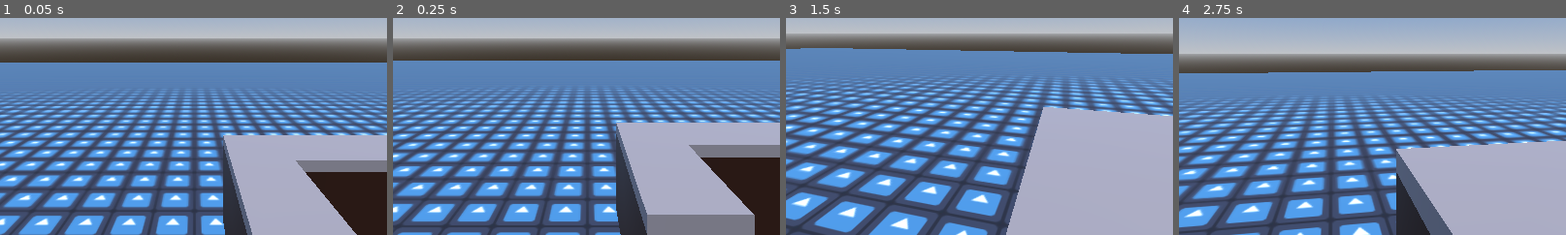
Above: before the commit, frames 1-4 (left to right).
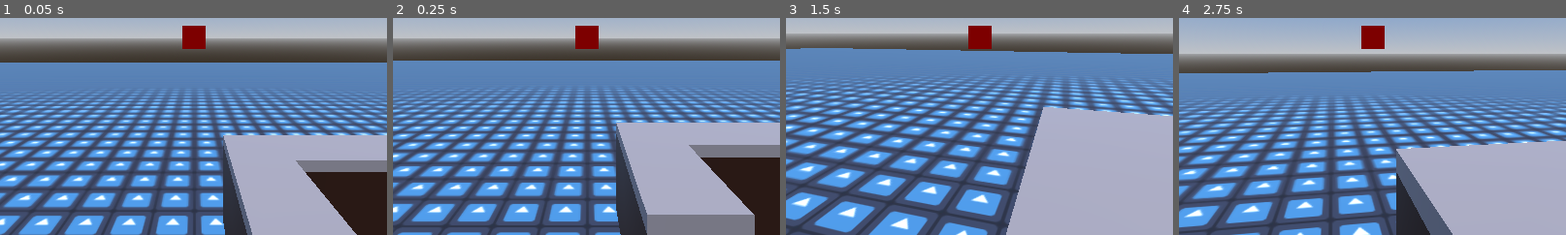
Above: after the commit, the same moments.

Repository: Groblockia/MiniJam204
Game: Godot game, scene res://scenes/main.tscn
The game is run twice, just before and just after one commit, with the same random seed, the same clock (stepped at 60 frames per second) and the same inputs. The engine's default icon, where the game draws it, is replaced by a stand-in: a white triangle on a blue panel in a dark square.
Inputs (mouse positions are % of the whole screen's width and height, from its top left):
- Up to frame 1 (0.05 s): no input
- Up to frame 2 (0.25 s): no input
- Up to frame 3 (1.5 s): move the mouse to (55, 50) at 0.52 s; hold W (forward) from 0.53 s (still down); tap E (interact) at 0.6, 1.35 s; move the mouse to (45, 50) at 1.27 s
- Up to frame 4 (2.75 s): keep holding W (forward); move the mouse to (52, 48) at 2.02 s; tap Tab (toggle_mouse) at 2.1 s; tap E (interact) at 2.3 s
The pictures show only the part of the screen within x 25-75%, y 45-95%; the shares and areas given below are measured in that part.

The runs differ from the first frame. In frame 1, 0.6% of the frame differs, in the area x 47-54%, y 3-15%; in frame 2, 0.6%; in frame 3, 0.6%; in frame 4, 0.6%.

Commit message:
player interactions mieux

Diff:
--- a/assets/interactables/button/button.tscn
+++ b/assets/interactables/button/button.tscn
@@ -9,7 +9,7 @@
 [sub_resource type="BoxShape3D" id="BoxShape3D_pf57p"]
 size = Vector3(1, 0.33398438, 1)
 
-[node name="Button" type="Area3D" unique_id=291262811]
+[node name="Button" type="StaticBody3D" unique_id=1029118493]
 collision_layer = 4
 collision_mask = 0
 script = ExtResource("1_1kwxr")
--- a/autoloads/interaction_manager.gd
+++ b/autoloads/interaction_manager.gd
@@ -9,8 +9,10 @@
 
 ## activates hovered logic on object
 func hover_on(collided: Object) -> void:
-	collided.hover_on()
+	if collided is Interactable:
+		collided.hover_on()
 
 ## deactivates hovered logic on object
 func hover_off(collided: Object)-> void:
-	collided.hover_off()
+	if collided is Interactable:
+		collided.hover_off()
--- a/characters/player/head.gd
+++ b/characters/player/head.gd
@@ -1,12 +1,12 @@
 extends Node3D
 
 @onready var player = $".."
-@onready var camera = $Camera3D
+@onready var camera = %Camera
 
 func _ready() -> void:
 	Input.set_mouse_mode(Input.MOUSE_MODE_CAPTURED)
 
-func _physics_process(delta: float) -> void:
+func _physics_process(_delta: float) -> void:
 	player.rotation.y = self.rotation.y
 
 func _unhandled_input(event: InputEvent) -> void:
--- a/characters/player/player.tscn
+++ b/characters/player/player.tscn
@@ -25,9 +25,32 @@
 transform = Transform3D(1, 0, 0, 0, 1, 0, 0, 0, 1, 0, 1, 0)
 script = ExtResource("2_xxgcw")
 
-[node name="Camera3D" type="Camera3D" parent="Head" unique_id=368363956]
+[node name="Camera" type="Camera3D" parent="Head" unique_id=368363956]
+unique_name_in_owner = true
 
-[node name="RayCast3D" type="RayCast3D" parent="Head/Camera3D" unique_id=614398386]
+[node name="Raycast" type="RayCast3D" parent="Head/Camera" unique_id=614398386]
+unique_name_in_owner = true
 target_position = Vector3(0, 0, -3)
 collision_mask = 5
 collide_with_areas = true
+
+[node name="CanvasLayer" type="CanvasLayer" parent="." unique_id=524335615]
+
+[node name="InteractLabel" type="Label" parent="CanvasLayer" unique_id=1173959722]
+unique_name_in_owner = true
+offset_right = 40.0
+offset_bottom = 23.0
+text = "CACA"
+
+[node name="CenterContainer" type="CenterContainer" parent="CanvasLayer" unique_id=1412398765]
+anchors_preset = 15
+anchor_right = 1.0
+anchor_bottom = 1.0
+grow_horizontal = 2
+grow_vertical = 2
+
+[node name="ColorRect" type="ColorRect" parent="CanvasLayer/CenterContainer" unique_id=874312585]
+custom_minimum_size = Vector2(35, 35)
+layout_mode = 2
+mouse_filter = 2
+color = Color(0.49, 0, 0, 1)
--- a/characters/player/player_script.gd
+++ b/characters/player/player_script.gd
@@ -5,6 +5,7 @@
 
 @onready var head = %Head
 @onready var player_can_move := true
+@onready var aim_raycast = %Raycast
 
 var input_dir
 var direction
@@ -12,8 +13,8 @@
 func _ready() -> void:
 	print("oe c greg")
 
-func _process(delta: float) -> void:
-	pass
+func _process(_delta: float) -> void:
+	show_interact_prompt()
 
 func _physics_process(delta: float) -> void:
 	# movement code
@@ -43,8 +44,17 @@
 		player_can_move = true
 
 func send_interact():
-	var col = $Head/Camera3D/RayCast3D.get_collider()
+	var col = aim_raycast.get_collider()
 	if col != null:
 		InteractionManager.interact(col)
 	else:
 		pass
+
+func show_interact_prompt():
+	var col = aim_raycast.get_collider()
+	if col is Interactable:
+		%InteractLabel.text = col.displayName
+		%InteractLabel.position = %Camera.unproject_position(col.position)
+		%InteractLabel.show()
+	else:
+		%InteractLabel.hide()
--- a/components/interactable.gd
+++ b/components/interactable.gd
@@ -5,9 +5,3 @@
 ## do whatever needs to be done when interacted
 func interacted() -> void:
 	print("don't forget to override the interacted() function")
-
-func hover_on():
-	print("don't forget to override the hover_on() function")
-
-func hover_off():
-	print("don't forget to override the hover_off() function")
--- a/scenes/main.tscn
+++ b/scenes/main.tscn
@@ -43,3 +43,4 @@
 
 [node name="Button" parent="." unique_id=291262811 instance=ExtResource("4_jyhfs")]
 transform = Transform3D(-4.371139e-08, 1, -4.371139e-08, 0, -4.371139e-08, -1, -1, -4.371139e-08, 1.9106855e-15, -5.7069244, 3, -1.3118622)
+displayName = "button_test"
